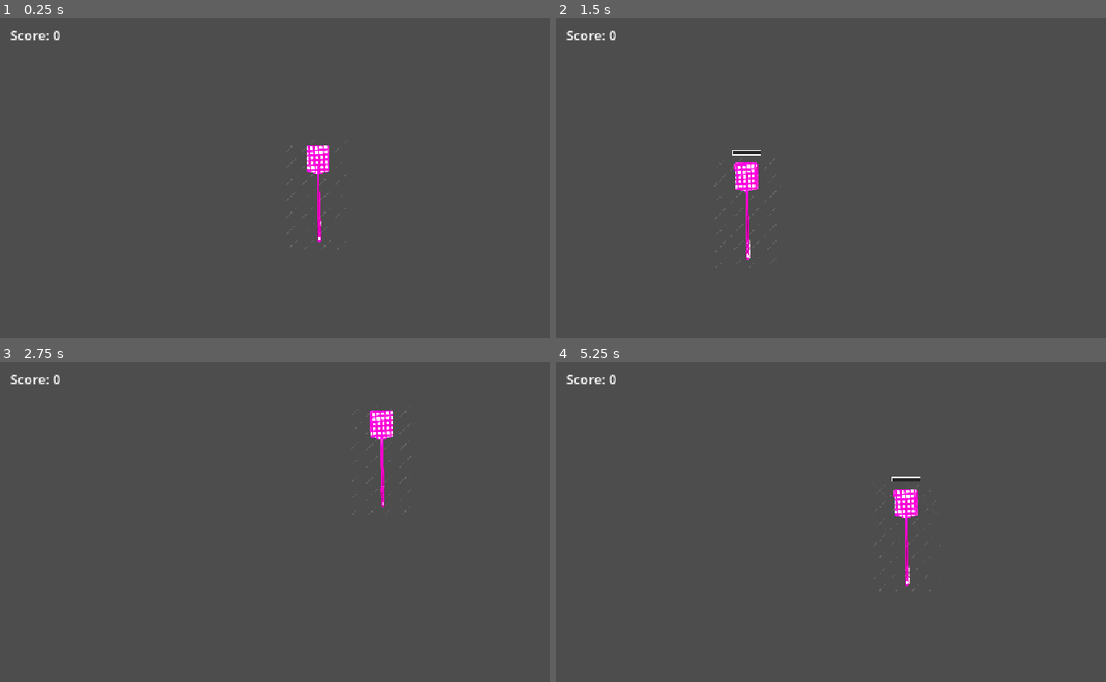
Above: before the commit, frames 1-4 (two rows, left to right).
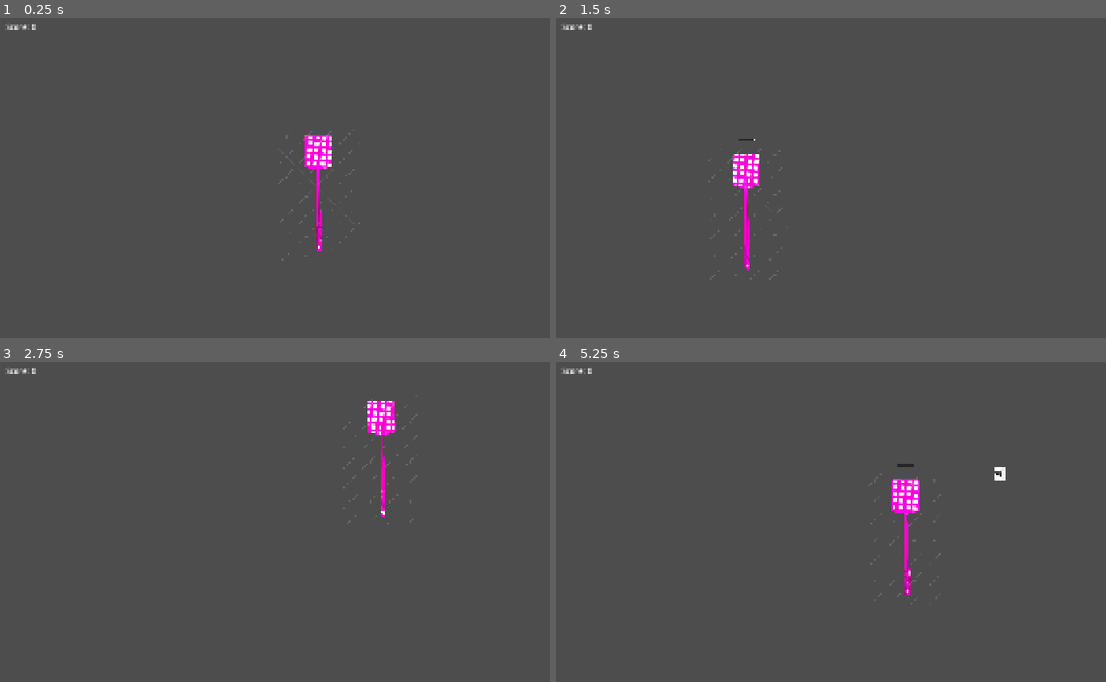
Above: after the commit, the same moments.

Repository: ritks/FlySwatting
Game: Godot game, scene res://Main.tscn
Same seed, same stepped clock (60 frames per second), same inputs: the game is played once before the commit and once after it.
Inputs (mouse positions are in pixels of both pictures, inside the frame that each line leads up to):
- Up to frame 1 (0.25 s): no input
- Up to frame 2 (1.5 s): tap Enter at 0.5 s; move the mouse to (1012, 174) at 0.52 s; tap F at 0.6, 1.35 s; click (1012, 174) at 0.67 s; tap Space at 1.25 s; move the mouse to (748, 213) at 1.27 s; click (748, 213) at 1.42 s
- Up to frame 3 (2.75 s): tap Enter at 2 s; move the mouse to (379, 458) at 2.02 s; tap F at 2.1 s; click (379, 458) at 2.17 s
- Up to frame 4 (5.25 s): tap Space at 2.75, 4.25 s; move the mouse to (842, 608) at 2.77 s; tap F every 0.75 s from 2.85 to 5.1 s; click (842, 608) at 2.92 s; tap Enter at 3.5 s; move the mouse to (1067, 592) at 3.52 s; click (1067, 592) at 3.67 s; move the mouse to (682, 483) at 4.27 s; click (682, 483) at 4.42 s; move the mouse to (908, 538) at 5.02 s; click (908, 538) at 5.17 s

The runs differ from the first frame. In frame 1, 1.0% of the frame differs, in the area x 0-66%, y 1-76%; in frame 2, 1.0%; in frame 3, 1.0%; in frame 4, 1.1%, in the area x 0-82%, y 1-75%.

Commit message:
initial fly swatting setup

Diff:
--- a/Fly.tscn
+++ b/Fly.tscn
@@ -4,7 +4,7 @@
 [ext_resource type="Script" path="res://Fly.gd" id="2_fly_script"]
 
 [sub_resource type="RectangleShape2D" id="RectangleShape2D_h5u18"]
-size = Vector2(20, 20)
+size = Vector2(36, 36)
 
 [node name="Node2D" type="Area2D" unique_id=2116898331]
 script = ExtResource("2_fly_script")
@@ -13,6 +13,6 @@
 shape = SubResource("RectangleShape2D_h5u18")
 
 [node name="Sprite2D" type="Sprite2D" parent="." unique_id=665270537]
-position = Vector2(0.35000005, 0.35000005)
-scale = Vector2(0.059482764, 0.059482764)
+position = Vector2(0.63000009, 0.63000009)
+scale = Vector2(0.1070689752, 0.1070689752)
 texture = ExtResource("1_k8qhs")
--- a/Main.gd
+++ b/Main.gd
@@ -11,7 +11,7 @@
 @onready var spawn_timer: Timer = $SpawnTimer
 
 func _ready() -> void:
-	Input.mouse_mode = Input.MOUSE_MODE_HIDDEN
+	Input.mouse_mode = Input.MOUSE_MODE_VISIBLE
 	swatter.flies_swatted.connect(_on_flies_swatted)
 	spawn_timer.timeout.connect(_on_spawn_timer_timeout)
 	_update_score_label()
@@ -33,3 +33,11 @@
 
 func _update_score_label() -> void:
 	score_label.text = "Score: %d" % score
+
+func _unhandled_input(event: InputEvent) -> void:
+	if event is InputEventKey and event.pressed and not event.echo and event.keycode == KEY_F:
+		var window := get_window()
+		if window.mode == Window.MODE_EXCLUSIVE_FULLSCREEN:
+			window.mode = Window.MODE_WINDOWED
+		else:
+			window.mode = Window.MODE_EXCLUSIVE_FULLSCREEN
--- a/Main.tscn
+++ b/Main.tscn
@@ -1,16 +1,16 @@
-[gd_scene load_steps=3 format=3 uid="uid://ba05sblw2pstk"]
+[gd_scene format=3 uid="uid://ba05sblw2pstk"]
 
 [ext_resource type="PackedScene" uid="uid://dcsqdnugvemyg" path="res://Swatter.tscn" id="1_swatter"]
-[ext_resource type="Script" path="res://Main.gd" id="2_main_script"]
+[ext_resource type="Script" uid="uid://bv8wy0ysytguu" path="res://Main.gd" id="2_main_script"]
 
 [node name="Node2D" type="Node2D" unique_id=1227232645]
 script = ExtResource("2_main_script")
 
-[node name="Swatter" parent="." instance=ExtResource("1_swatter")]
+[node name="Swatter" parent="." unique_id=1217006272 instance=ExtResource("1_swatter")]
 
-[node name="CanvasLayer" type="CanvasLayer" parent="."]
+[node name="CanvasLayer" type="CanvasLayer" parent="." unique_id=1558141328]
 
-[node name="ScoreLabel" type="Label" parent="CanvasLayer"]
+[node name="ScoreLabel" type="Label" parent="CanvasLayer" unique_id=803513650]
 offset_left = 20.0
 offset_top = 20.0
 offset_right = 240.0
@@ -18,6 +18,6 @@
 theme_override_font_sizes/font_size = 24
 text = "Score: 0"
 
-[node name="SpawnTimer" type="Timer" parent="."]
-wait_time = 10.0
+[node name="SpawnTimer" type="Timer" parent="." unique_id=1435093058]
+wait_time = 5.0
 autostart = true
--- a/Swatter.gd
+++ b/Swatter.gd
@@ -7,10 +7,19 @@
 const MAX_CHARGE := 4.0
 const MIN_CHARGE := 1.0
 const BAR_SIZE := Vector2(50.0, 8.0)
-const BAR_OFFSET := Vector2(-BAR_SIZE.x / 2.0, -110.0)
+const BAR_MARGIN := 20.0
+
+@onready var sprite: Sprite2D = $Sprite2D
 
 var state: State = State.IDLE
 var charge_amount: float = 0.0
+var bar_offset: Vector2
+
+func _ready() -> void:
+	var sprite_half_height := 0.0
+	if sprite.texture:
+		sprite_half_height = sprite.texture.get_height() * sprite.scale.y / 2.0
+	bar_offset = Vector2(-BAR_SIZE.x / 2.0, -sprite_half_height - BAR_MARGIN)
 
 func _process(delta: float) -> void:
 	global_position = get_global_mouse_position()
@@ -56,6 +65,6 @@
 	if state == State.IDLE:
 		return
 	var pct := charge_amount / MAX_CHARGE
-	draw_rect(Rect2(BAR_OFFSET, BAR_SIZE), Color(0, 0, 0, 0.5))
-	draw_rect(Rect2(BAR_OFFSET, Vector2(BAR_SIZE.x * pct, BAR_SIZE.y)), Color(0, 1, 0, 1))
-	draw_rect(Rect2(BAR_OFFSET, BAR_SIZE), Color(1, 1, 1, 1), false, 1.0)
+	draw_rect(Rect2(bar_offset, BAR_SIZE), Color(0, 0, 0, 0.5))
+	draw_rect(Rect2(bar_offset, Vector2(BAR_SIZE.x * pct, BAR_SIZE.y)), Color(0, 1, 0, 1))
+	draw_rect(Rect2(bar_offset, BAR_SIZE), Color(1, 1, 1, 1), false, 1.0)
--- a/Swatter.tscn
+++ b/Swatter.tscn
@@ -1,18 +1,18 @@
-[gd_scene load_steps=3 format=3 uid="uid://dcsqdnugvemyg"]
+[gd_scene format=3 uid="uid://dcsqdnugvemyg"]
 
 [ext_resource type="Texture2D" uid="uid://dkr1gjjpfexwo" path="res://swatter.png" id="1_21t1h"]
-[ext_resource type="Script" path="res://Swatter.gd" id="2_swatter_script"]
+[ext_resource type="Script" uid="uid://c5qbxg48smi4o" path="res://Swatter.gd" id="2_swatter_script"]
 
 [sub_resource type="RectangleShape2D" id="RectangleShape2D_h5u18"]
-size = Vector2(45, 55)
+size = Vector2(83, 99)
 
-[node name="Node2D" type="Area2D" unique_id=1499164134]
+[node name="Node2D2" type="Area2D" unique_id=1499164134]
 script = ExtResource("2_swatter_script")
 
 [node name="CollisionShape2D" type="CollisionShape2D" parent="." unique_id=1457608996]
-position = Vector2(0, -60)
+position = Vector2(-0.5, -126.5)
 shape = SubResource("RectangleShape2D_h5u18")
 
 [node name="Sprite2D" type="Sprite2D" parent="." unique_id=1892513378]
-scale = Vector2(0.05, 0.05)
+scale = Vector2(0.1, 0.1)
 texture = ExtResource("1_21t1h")
--- a/project.godot
+++ b/project.godot
@@ -17,6 +17,8 @@
 
 [display]
 
+window/size/viewport_width=1920
+window/size/viewport_height=1080
 window/stretch/mode="canvas_items"
 window/stretch/aspect="expand"
 
Not shown, added: Fly.gd.uid
Not shown, added: Main.gd.uid
Not shown, added: Swatter.gd.uid
Binary file added: kitchen.webp
